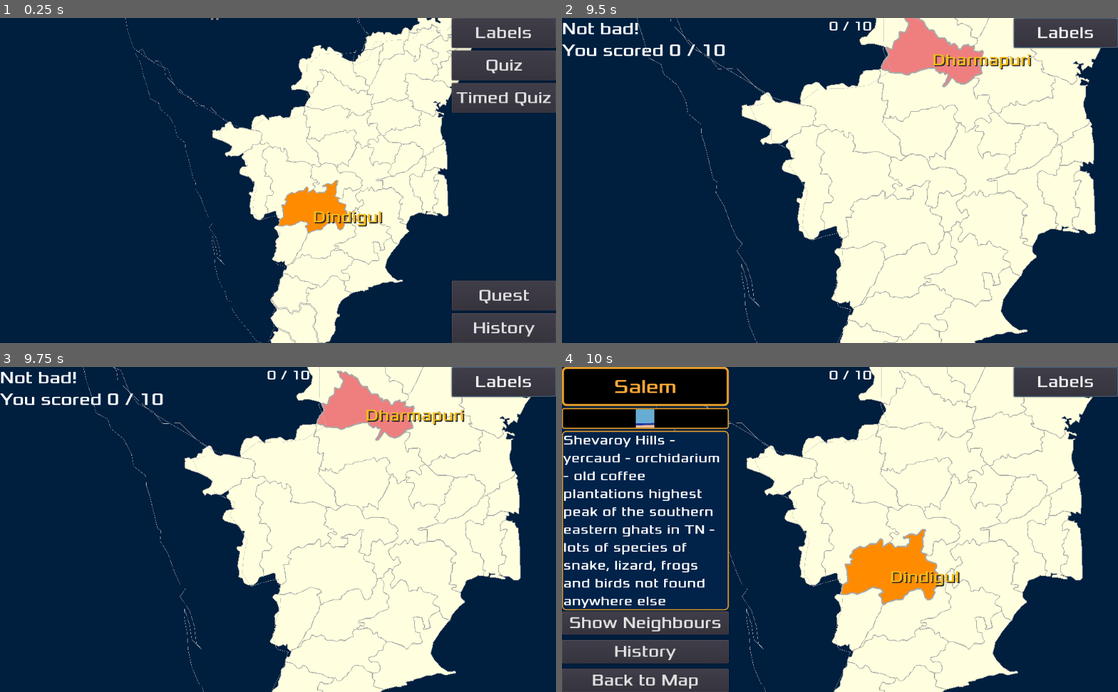
Above: before the commit, frames 1-4 (two rows, left to right).
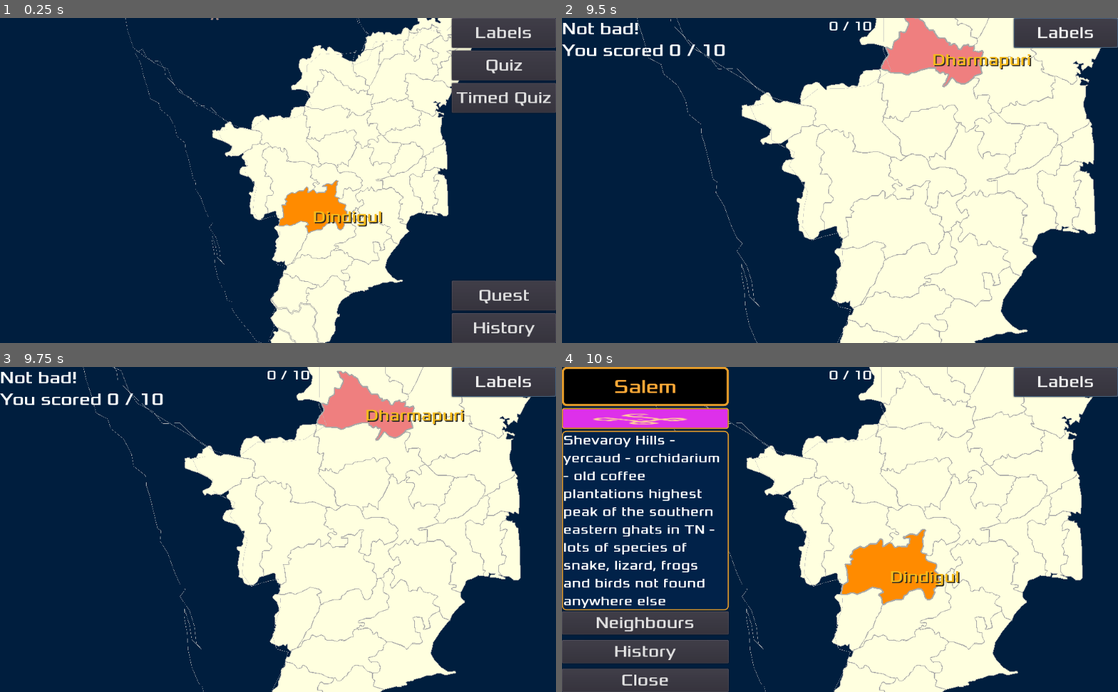
Above: after the commit, the same moments.

Repository: sharun-s/godot-tn
Game: Godot game, scene res://Node2D.tscn
The game is run twice, just before and just after one commit, with the same random seed, the same clock (stepped at 60 frames per second) and the same inputs.
Inputs (mouse positions are in pixels of both pictures, inside the frame that each line leads up to):
- Up to frame 1 (0.25 s): no input
- Up to frame 2 (9.5 s): click "Quiz" at 0.5 s; tap Enter at 1.25, 7.25 s; drag from (951, 141) to (995, 44) at 1.27 s; drag from (995, 44) to (951, 141) at 2.02 s; move the mouse to (1023, 18) at 2.77 s; hold Right (ui_right) 2.78-3.5 s; tap Backspace at 2.85 s; click (1023, 18) at 2.92 s; click "Labels" at 3.5 s; tap Space at 4.25 s; drag from (801, 141) to (995, 44) at 4.27 s; drag from (945, 109) to (801, 141) at 5.02 s; drag from (867, 70) to (1023, 18) at 5.77 s; move the mouse to (840, 180) at 6.52 s; hold Down (ui_down) 6.53-7.25 s; hold Mouse wheel up (zoom_in) 6.53-7.25 s; click (840, 180) at 6.67 s; drag from (801, 70) to (973, 57) at 7.27 s; drag from (973, 57) to (890, 154) at 8.02 s; drag from (890, 154) to (973, 57) at 8.77 s
- Up to frame 3 (9.75 s): move the mouse to (300, 581) at 9.52 s; hold Down (ui_down) from 9.53 s (still down); hold Mouse wheel down (zoom_out) from 9.53 s (still down); click (300, 581) at 9.67 s
- Up to frame 4 (10 s): keep holding Down (ui_down); keep holding Mouse wheel down (zoom_out)

Frames 1-3 are identical in both runs. In frame 4, 2.6% of the frame differs, in the area x 0-30%, y 13-100%.

Commit message:
shows district history in info box on history button press toggle neighbours highligh from infobox bugfix:imgbox was using unneccesary stretch mode maintaining aspect- removed so it fills space

Diff:
--- a/InfoCenter.gd
+++ b/InfoCenter.gd
@@ -125,6 +125,7 @@
 
 signal quest_over;
 signal off_track;
+signal show_neighbours;
 
 func sea():
 	var a:AnimatedTexture = AnimatedTexture.new()
@@ -152,12 +153,19 @@
 	preload("res://elephant.png"),
 	preload("res://flame.png"),
 	sea(),
+	preload("res://kolam.png"),
+	#preload("res://dugong.png"),
+	#preload("res://paddy.png"),
+	#preload("res://temple.png"),
+	#preload("res://templecar.png"),
+	#preload("res://handloom.png"),
 	]
 # Called when the node enters the scene tree for the first time.
 func _ready():
 	hide()# Replace with function body.
 
 var n=[]
+var historytext:=''
 enum state{
 	NEW_QUEST,
 	IN_QUEST,
@@ -169,8 +177,9 @@
 var AttemptsAllowed:=10
 var attempts:=AttemptsAllowed
 
-func reload(district, neighbours, mode=state.NON_QUEST):
+func reload(district, neighbours, hist='',mode=state.NON_QUEST):
 	n.clear()
+	historytext=hist
 	n=neighbours
 	$VBoxContainer/NameBox.text=district
 	$VBoxContainer/PanelContainer/imgbox.texture=dummyimg[int(rand_range(0, dummyimg.size()))]
@@ -242,3 +251,9 @@
 	if targets.size() >0:
 		var idx= rng.randi_range(0, facts[targets[0]].size()-1)
 		$VBoxContainer2/FactBox.text=prefix+'Head to the district known for - \n'+facts[targets[0]][idx]
+
+func _on_history_pressed():
+	$VBoxContainer2/FactBox.text=historytext
+
+func _on_Neighbours_toggled(button_pressed):
+	emit_signal('show_neighbours', button_pressed)
--- a/InfoCenter.tscn
+++ b/InfoCenter.tscn
@@ -93,6 +93,8 @@
 margin_top = 123.0
 margin_right = 1024.0
 margin_bottom = 298.0
+grow_horizontal = 2
+grow_vertical = 2
 size_flags_horizontal = 3
 size_flags_vertical = 3
 custom_styles/panel = SubResource( 3 )
@@ -105,7 +107,6 @@
 size_flags_horizontal = 3
 size_flags_vertical = 3
 expand = true
-stretch_mode = 6
 
 [node name="VBoxContainer2" type="VBoxContainer" parent="."]
 margin_top = 302.0
@@ -137,7 +138,7 @@
 size_flags_horizontal = 3
 size_flags_vertical = 3
 custom_fonts/font = SubResource( 6 )
-text = "Show Neighbours"
+text = "Neighbours"
 
 [node name="history" type="Button" parent="VBoxContainer2/MarginContainer"]
 margin_top = 53.0
@@ -167,8 +168,9 @@
 size_flags_horizontal = 3
 size_flags_vertical = 3
 custom_fonts/font = SubResource( 6 )
-text = "Back to Map"
+text = "Close"
 
 [connection signal="pressed" from="VBoxContainer2/MarginContainer/Neighbours" to="." method="_on_Neighbours_pressed"]
+[connection signal="pressed" from="VBoxContainer2/MarginContainer/history" to="." method="_on_history_pressed"]
 [connection signal="pressed" from="VBoxContainer2/MarginContainer/clue" to="." method="_on_clue_pressed"]
 [connection signal="pressed" from="VBoxContainer2/MarginContainer/Back" to="." method="_on_Back_pressed"]
--- a/Node2D.tscn
+++ b/Node2D.tscn
@@ -181,5 +181,6 @@
 [connection signal="pressed" from="HUD/Learn" to="." method="_on_Learn_toggled"]
 [connection signal="off_track" from="HUD/Grid" to="." method="_off_track"]
 [connection signal="quest_over" from="HUD/Grid" to="." method="_on_quest_over"]
+[connection signal="show_neighbours" from="HUD/Grid" to="." method="_on_Grid_show_neighbours"]
 [connection signal="timeout" from="QuizTimer" to="." method="_on_QuizTimer_timeout"]
 [connection signal="hit" from="Gopal" to="." method="_on_Gopal_hit"]
--- a/TN.gd
+++ b/TN.gd
@@ -401,7 +401,7 @@
 			get_node(district).get_child(0).color=selected_color_right
 			$Label.text=district
 			$Label.rect_global_position=center(district)
-			timed_msg("[color=#"+selected_color_right.to_html(false)+"]Correct![/color]", 1, 2)
+			timed_msg("[color=#"+selected_color_right.to_html(false)+"]Correct![/color]", 1)#, 2)
 			yield($Timer, "timeout")
 			if attempts < turns:
 				new_challenge()
@@ -559,7 +559,7 @@
 #			print(j.name)
 #	print('GAME OVER ******',tree.get_node_count())
 
-func timed_msg(msg, period, blink:=0, blinkcolor:=Color.green):
+func timed_msg(msg, period):#, blink:=0, blinkcolor:=Color.green):
 	$HUD/Message.bbcode_text=msg
 	$Timer.wait_time=period
 	$Timer.start()
@@ -828,6 +828,26 @@
 		current_year=current_year+1
 	print(current_year, ' done')
 
+var histcache:={}
+func get_history(dd):
+	var cur_year=0
+	var text:=''
+	if dd in histcache:
+		return histcache[dd]
+	while true:
+		if cur_year>=len(years):
+			histcache[dd]=text
+			return text
+		if dd in dhistory[current_year]:
+			if cur_year==0:
+				text='Created in ' + years[cur_year] +'\n'
+			else:
+				text=text+'Divided in '+ years[cur_year] + ' with '
+				var tmp=dhistory[cur_year].keys().duplicate()
+				tmp.erase(dd)
+				text=text +' '+ str(tmp).replace('[','').replace(']','') +'\n'
+		cur_year=cur_year+1
+
 var seconds:=0
 var timedquiz:=false
 func _on_QuizTimer_timeout():
@@ -837,8 +857,11 @@
 var quest_in_progress:=false
 func _on_Info_pressed():
 	if selected_district!='':
-		$HUD/Score.text='Your Quest Starts Now!\n Hit the Clue button for more hints \n\n   Good Luck!'
-		$HUD/Grid.reload(selected_district, neighbours(selected_district), 0)
+		$HUD/Quiz.hide()
+		$HUD/Timed.hide()
+		$HUD/Learn.hide()
+		$HUD/Score.text='Your Quest Starts NOW!\nHit the CLUE button for more hints\n\nGood Luck!'
+		$HUD/Grid.reload(selected_district, neighbours(selected_district),get_history(selected_district), 0)
 		quest_in_progress=true
 		$HUD/Quest.hide()
 
@@ -853,12 +876,12 @@
 	$QuizTimer.start()
 
 func _on_Gopal_hit(district):
-	print('gopal hit', district, ' ', quest_in_progress)
 	if quest_in_progress:
 		$HUD/Score.text=''
-		$HUD/Grid.reload(district, neighbours(district), 1)
+		$HUD/Grid.reload(district, neighbours(district),get_history(district), 1)
 	else:
-		$HUD/Grid.reload(district, neighbours(district), 2)
+		$HUD/Grid.reload(district, neighbours(district),get_history(district), 2) # non quest just show info without clue
+	get_history(district)
 
 func _on_quest_over(turnstaken, cluessolved):
 	$HUD/Grid.hide()
@@ -871,3 +894,9 @@
 
 func _off_track(d):
 	get_node(d).get_child(0).color=selected_color_wrong
+
+func _on_Grid_show_neighbours(show):
+	for i in neighbours(selected_district):
+		get_node('lbl'+i).visible=true
+		get_node(i).get_child(0).color=deselect_color.blend("aa66aa22")
+	update()
Binary file changed: flame.png
Binary file added: kolam.png
